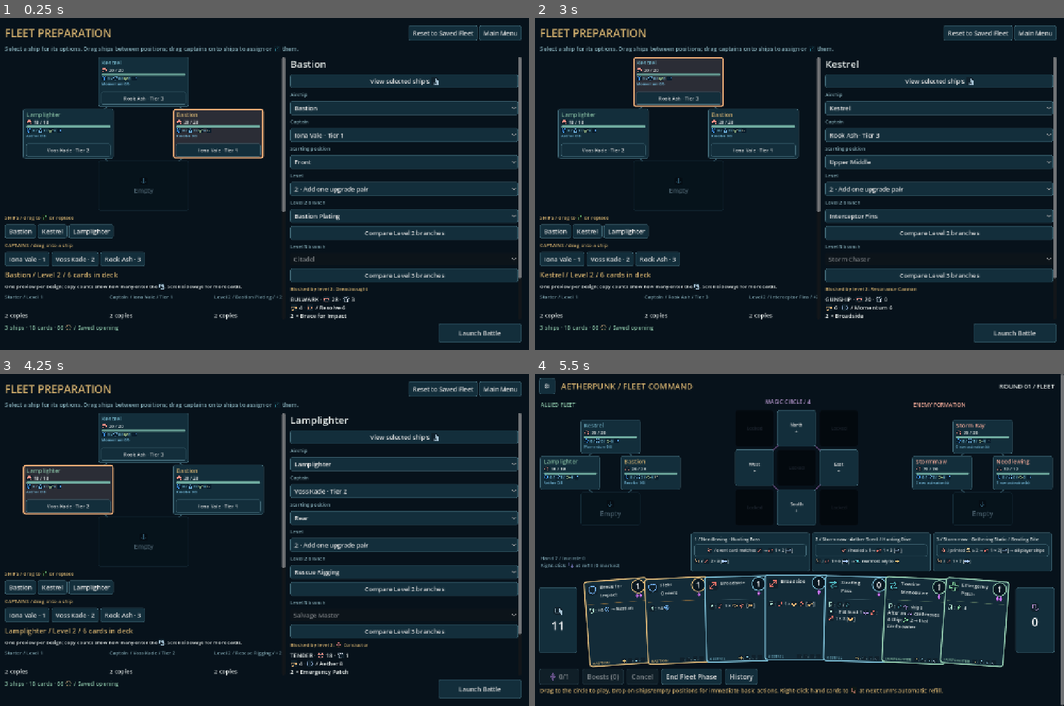
Above: before the commit, frames 1-4 (two rows, left to right).
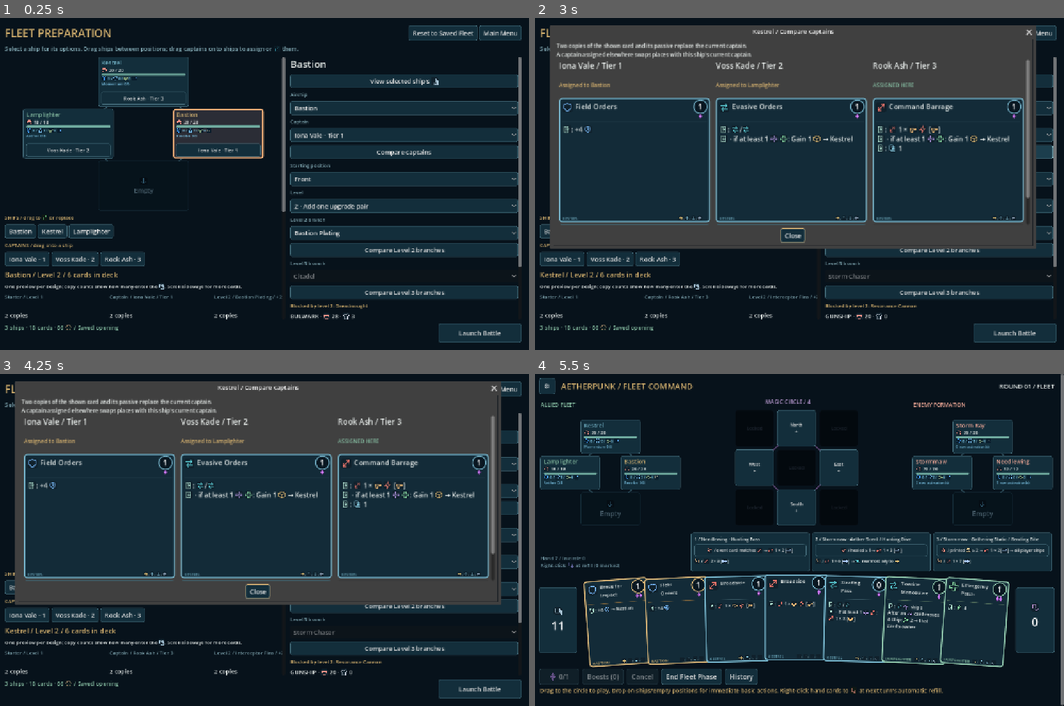
Above: after the commit, the same moments.

Repository: jkeywo/aetherpunk-fleet
Game: Godot game, scene res://scenes/fleet_preparation.tscn
The game is run twice, just before and just after one commit, with the same random seed, the same clock (stepped at 60 frames per second) and the same inputs. This scene is started directly instead of the project's main scene.
Inputs (mouse positions are in pixels of both pictures, inside the frame that each line leads up to):
- Up to frame 1 (0.25 s): no input
- Up to frame 2 (3 s): click "Bastion" at 0.5 s; click "Kestrel" at 1.25 s; click "Kestrel" at 2 s; click (937, 150) at 2.75 s, where only the run after the commit has a clickable "Compare captains"
- Up to frame 3 (4.25 s): click (100, 586) at 3.5 s, where only the run after the commit has a clickable "Swap with Bastion"
- Up to frame 4 (5.5 s): click (788, 586) at 4.25 s, where only the run after the commit has a clickable "Swap with Lamplighter"; click "Launch Battle" at 5 s

The runs differ from the first frame. In frame 1, 14% of the frame differs, in the area x 54-99%, y 38-91%; in frame 2, 55%; in frame 3, 57%, in the area x 1-99%, y 2-91%; in frame 4, nothing differs.

Commit message:
Compare captain cards and passives before assignment

Diff:
--- a/scripts/fleet_preparation.gd
+++ b/scripts/fleet_preparation.gd
@@ -27,6 +27,8 @@
 var fleet_scroll: ScrollContainer
 var deck_preview: VBoxContainer
 var deck_cards: HBoxContainer
+var captain_dialog: AcceptDialog
+var captain_comparison: HBoxContainer
 var upgrade_dialog: AcceptDialog
 var upgrade_comparison: HBoxContainer
 var comparison_tier := "two"
@@ -181,6 +183,7 @@
 	options=[]
 	for entry in draft.captains: options.append({"label":entry.name+" · Tier "+str(entry.tier),"value":entry.id,"tooltip":Rules.rule_text(entry.passive, ship.name)})
 	_menu(inspector,"Captain",options,slot.captain,_change.bind(selected_ship,"captain"),"captain_"+str(selected_ship))
+	_button(inspector, "Compare captains", _show_captains)
 	options=[]
 	for point in 4: options.append({"label":Geometry.POSITION_NAMES[point],"value":Geometry.POSITIONS[point]})
 	_menu(inspector,"Starting position",options,slot.position,_change.bind(selected_ship,"position"),"position_"+str(selected_ship))
@@ -525,3 +528,74 @@
 	_repair_branch(slot)
 	_render()
 	_show_upgrades(tier)
+
+
+func _show_captains() -> void:
+	if is_instance_valid(captain_dialog):
+		captain_dialog.hide()
+		captain_dialog.queue_free()
+	captain_dialog = AcceptDialog.new()
+	captain_dialog.name = "CaptainComparison"
+	captain_dialog.get_ok_button().text = "Close"
+	add_child(captain_dialog)
+	var slot: Dictionary = draft.setup.fleet[selected_ship]
+	var ship: Dictionary = draft.ships[Catalog.index_by_id(draft.ships, slot.ship)]
+	captain_dialog.title = ship.name + " / Compare captains"
+	var viewer_size := Vector2i(minf(1180, get_viewport_rect().size.x * 0.94), minf(700, get_viewport_rect().size.y * 0.88))
+	var body := VBoxContainer.new()
+	body.custom_minimum_size.x = viewer_size.x - 40
+	captain_dialog.add_child(body)
+	var caption := Label.new()
+	caption.text = "Two copies of the shown card and its passive replace the current captain.\nA captain assigned elsewhere swaps places with this ship's current captain."
+	caption.add_theme_font_size_override("font_size", 13)
+	if ship.has("legacy_loadout"): caption.text = "Imported loadout: captain passives change; the imported deck stays fixed.\nAssigned captains swap places with this ship's current captain."
+	body.add_child(caption)
+	var scroll := ScrollContainer.new()
+	scroll.size_flags_vertical = Control.SIZE_EXPAND_FILL
+	body.add_child(scroll)
+	captain_comparison = HBoxContainer.new()
+	captain_comparison.size_flags_horizontal = Control.SIZE_EXPAND_FILL
+	captain_comparison.alignment = BoxContainer.ALIGNMENT_CENTER
+	captain_comparison.add_theme_constant_override("separation", 14)
+	scroll.add_child(captain_comparison)
+	var visible_count := clampi(draft.captains.size(), 1, 3)
+	var width: float = minf(370, floor((viewer_size.x - 60 - 14 * (visible_count - 1)) / visible_count))
+	for captain in draft.captains:
+		var column := VBoxContainer.new()
+		column.custom_minimum_size.x = width
+		column.set_meta("captain_id", captain.id)
+		captain_comparison.add_child(column)
+		var assigned := -1
+		for i in draft.setup.fleet.size():
+			if draft.setup.fleet[i].captain == captain.id: assigned = i
+		var current: bool = assigned == selected_ship
+		var other_name := ""
+		if assigned >= 0: other_name = draft.ships[Catalog.index_by_id(draft.ships, draft.setup.fleet[assigned].ship)].name
+		var title := _label(column, captain.name + " / Tier " + str(captain.tier), 19)
+		title.set_meta("plain_text", true)
+		title.custom_minimum_size.y = 48
+		var assigned_label := _label(column, "ASSIGNED HERE" if current else ("Assigned to " + other_name if assigned >= 0 else "Available / 2 copies"), 13)
+		assigned_label.custom_minimum_size.y = 36
+		assigned_label.modulate = Color("#91c8ad") if current else Color("#e8bd77")
+		var face := CardFace.new()
+		face.custom_minimum_size = Vector2(width, 300)
+		face.toggle_mode = false
+		face.mouse_default_cursor_shape = Control.CURSOR_ARROW
+		face.configure(Catalog.present_card(draft.cards[Catalog.index_by_id(draft.cards, captain.card)], selected_ship, ship.name), ship)
+		face.set_meta("card_id", captain.card)
+		face.set_meta("copies", 2)
+		column.add_child(face)
+		var assign := _button(column, "Assigned" if current else ("Swap with " + other_name if assigned >= 0 else "Assign to " + ship.name), _assign_captain.bind(captain.id))
+		assign.set_meta("assign_captain", captain.id)
+		assign.disabled = current
+		assign.tooltip_text = "Two copies of this card will act as " + ship.name + "."
+		_label(column, "PASSIVE BONUS / on " + ship.name, 12).modulate = Color("#91b9c6")
+		var passive := _label(column, Rules.rule_text(captain.passive, ship.name), 14)
+		passive.set_meta("captain_passive", captain.id)
+	captain_dialog.popup_centered(viewer_size)
+
+
+func _assign_captain(id: String) -> void:
+	if Catalog.index_by_id(draft.captains, id) < 0: return
+	_change(id, selected_ship, "captain")
+	_show_captains()
--- /dev/null
+++ b/tests/captain_comparison.gd
@@ -0,0 +1,66 @@
+extends "res://tests/support/v3_test.gd"
+func column_for(prep, id: String) -> Node:
+	for column in prep.captain_comparison.get_children():
+		if column.get_meta("captain_id") == id: return column
+	return null
+func assignment(column: Node) -> Button:
+	for child in column.get_children():
+		if child.has_meta("assign_captain"): return child
+	return null
+func _run() -> void:
+	root.size = Vector2i(1280,800)
+	var store_node = root.get_node("ContentStore")
+	store_node.saved = fixture.duplicate(true)
+	var saved := JSON.stringify(store_node.saved)
+	var file_hash := FileAccess.get_sha256("res://data/content.json")
+	change_scene_to_file("res://scenes/fleet_preparation.tscn")
+	await scene_changed
+	var prep = current_scene
+	var before := JSON.stringify(prep.draft)
+	prep._show_captains()
+	await flush()
+	expect(prep.captain_dialog.visible and prep.captain_comparison.get_child_count() == 3, "Comparison does not show all three captains.")
+	expect(JSON.stringify(prep.draft) == before, "Opening captain comparison changed choices.")
+	for captain in prep.draft.captains:
+		var column := column_for(prep,captain.id)
+		var face: Control = column.get_children().filter(func(child): return child.has_meta("card_id"))[0]
+		var passive: Label = column.get_children().filter(func(child): return child.has_meta("captain_passive"))[0]
+		expect(face.get_meta("card_id") == captain.card and face.get_meta("copies") == 2 and face.owner_info.name == "Bastion", "Captain card pair not previewed as selected ship.")
+		expect(passive.text == R.rule_text(captain.passive,"Bastion"), "Captain passive missing or names the previous ship.")
+	expect(assignment(column_for(prep,"iona")).disabled, "Current captain is not marked assigned.")
+	var other := -1
+	for i in prep.draft.setup.fleet.size():
+		if prep.draft.setup.fleet[i].captain == "voss": other = i
+	assignment(column_for(prep,"voss")).pressed.emit()
+	await flush()
+	expect(prep.draft.setup.fleet[0].captain == "voss" and prep.draft.setup.fleet[other].captain == "iona", "Comparison assignment failed to swap occupied captains.")
+	expect(assignment(column_for(prep,"voss")).disabled and not assignment(column_for(prep,"iona")).disabled, "Assigned statuses did not refresh.")
+	expect(prep.deck_cards.get_children()[1].get_children().back().get_meta("card_id") == "evasive_orders", "Assignment did not update selected ship's actual deck preview.")
+	# Additional authored captains remain browsable and can be assigned from the bench.
+	var extra: Dictionary = prep.draft.captains[0].duplicate(true)
+	extra.id = "spare_captain"
+	extra.name = "Spare Captain"
+	extra.card = "spare_orders"
+	var extra_card: Dictionary = card_def(prep.draft,"field_orders").duplicate(true)
+	extra_card.id = extra.card
+	extra_card.owner = extra.id
+	prep.draft.captains.append(extra)
+	prep.draft.cards.append(extra_card)
+	prep._show_captains()
+	await flush()
+	expect(prep.captain_comparison.get_child_count() == 4 and prep.captain_comparison.size.x > prep.captain_comparison.get_parent().size.x, "Additional captains cannot be scrolled side by side.")
+	assignment(column_for(prep,extra.id)).pressed.emit()
+	await flush()
+	expect(prep.draft.setup.fleet[0].captain == extra.id and Catalog.validate(prep._candidate()).is_empty(), "Unassigned captain could not be assigned cleanly.")
+	prep.captain_dialog.hide()
+	prep.selected_ship = 1
+	prep._render()
+	prep._show_captains()
+	await flush()
+	expect("Kestrel" in prep.captain_dialog.title and column_for(prep,"iona").get_child(2).owner_info.name == "Kestrel", "Comparison retained the previous selected ship.")
+	root.size = Vector2i(1024,640)
+	prep._show_captains()
+	await flush()
+	expect(prep.captain_dialog.size.x <= prep.get_viewport_rect().size.x, "Captain comparison exceeds smaller viewport.")
+	expect(JSON.stringify(store_node.saved) == saved and FileAccess.get_sha256("res://data/content.json") == file_hash, "Captain comparison changed saved content.")
+	done("Captain comparison and assignment")
Not shown, added: tests/captain_comparison.gd.uid
